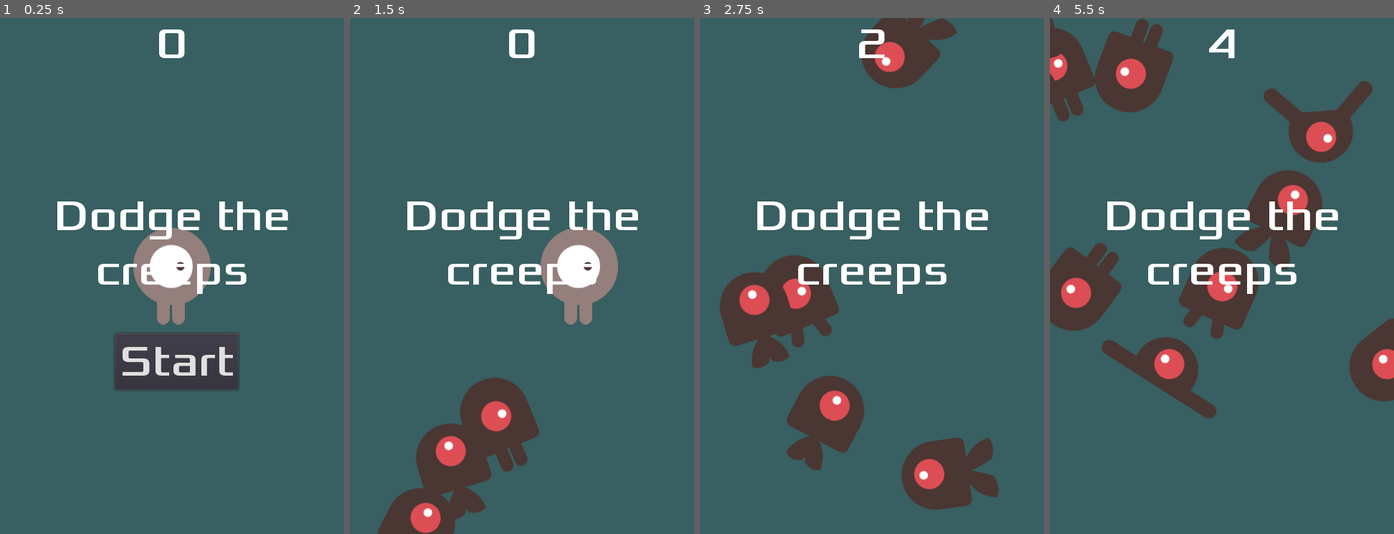
Above: before the commit, frames 1-4 (left to right).
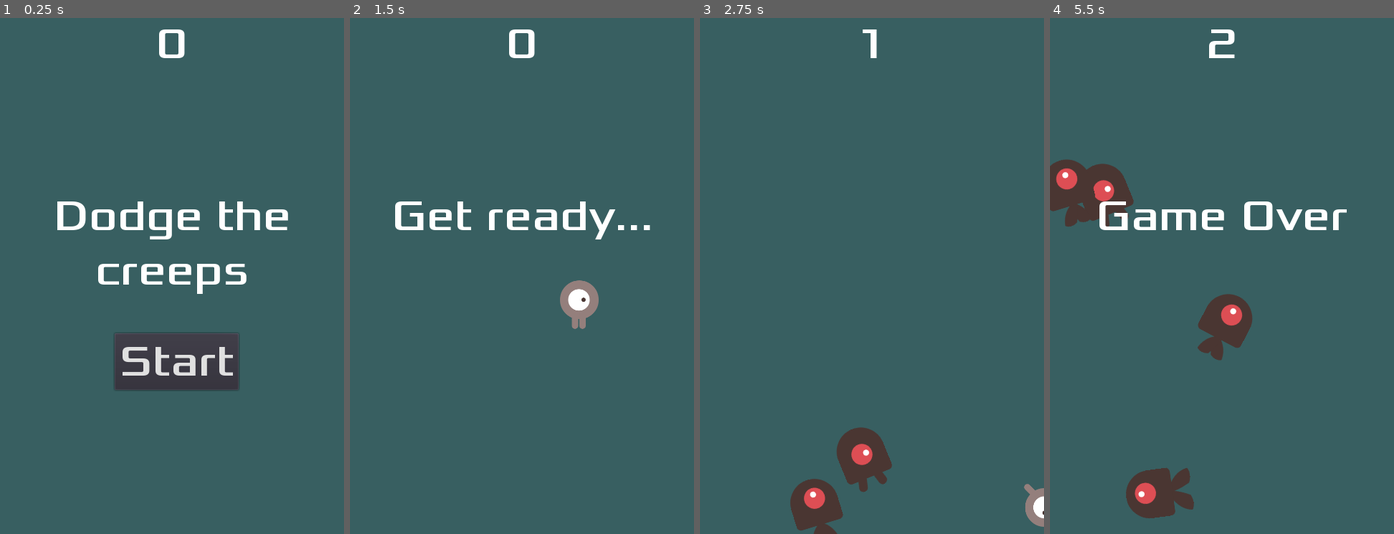
Above: after the commit, the same moments.

Repository: dastasoft/escape-from-covid-godot-2d-game
Game: Godot game, scene res://Main.tscn
Same seed, same stepped clock (60 frames per second), same inputs: the game is played once before the commit and once after it.
Inputs:
- Up to frame 1 (0.25 s): no input
- Up to frame 2 (1.5 s): click "Start" at 0.5 s; hold D (move_right) from 1.28 s (still down)
- Up to frame 3 (2.75 s): release D (move_right) at 2.03 s; hold S (move_down) from 2.03 s (still down)
- Up to frame 4 (5.5 s): release S (move_down) at 2.78 s; hold D (move_right) 2.78-3.53 s; hold W (move_up) 3.53-4.28 s; hold A (move_left) from 4.28 s (still down)

The runs differ from the first frame. In frame 1, 2.5% of the frame differs, in the area x 38-62%, y 40-60%; in frame 2, 12%; in frame 3, 18%; in frame 4, 24%, in the area x 0-100%, y 0-97%.

Commit message:
finished base game

Diff:
--- a/HUD.gd
+++ b/HUD.gd
@@ -3,7 +3,7 @@
 signal start_game
 
 func update_score(score):
-	$ScoreLable.text = str(score)
+	$ScoreLabel.text = str(score)
 
 func show_message(text):
 	$MessageLabel.text = text
@@ -12,6 +12,11 @@
 
 func show_game_over():
 	show_message("Game Over")
+	yield($MessageTimer, "timeout")
+	$MessageLabel.text = "Dodge the Creeps"
+	$MessageLabel.show()
+	yield(get_tree().create_timer(1.0), "timeout")
+	$Button.show()
 
 func _on_Button_pressed():
 	$Button.hide()
--- a/HUD.tscn
+++ b/HUD.tscn
@@ -6,7 +6,7 @@
 [node name="HUD" type="CanvasLayer"]
 script = ExtResource( 2 )
 
-[node name="ScoreLable" type="Label" parent="."]
+[node name="ScoreLabel" type="Label" parent="."]
 anchor_left = 0.5
 anchor_right = 0.5
 margin_left = -240.0
--- a/Main.gd
+++ b/Main.gd
@@ -8,11 +8,29 @@
 
 func new_game():
 	score = 0
+	$HUD.update_score(score)
+
+	get_tree().call_group("mobs", "queue_free")
+	$Player.start($StartPosition.position)
+
+	$StartTimer.start()
+	$Music.play()
+
+	$HUD.show_message("Get ready...")
+
+	yield($StartTimer, "timeout")
 	$ScoreTimer.start()
+	$MobTimer.start()
 
 
 func game_over():
 	$ScoreTimer.stop()
+	$MobTimer.stop()
+
+	$HUD.show_game_over()
+
+	$Music.stop()
+	$DeathSound.play()
 
 func _on_MobTimer_timeout():
 	var mob_spawn_location = $MobPath/MobSpawnLocation
--- a/Main.tscn
+++ b/Main.tscn
@@ -1,9 +1,11 @@
-[gd_scene load_steps=6 format=2]
+[gd_scene load_steps=8 format=2]
 
 [ext_resource path="res://Main.gd" type="Script" id=1]
 [ext_resource path="res://Mob.tscn" type="PackedScene" id=2]
 [ext_resource path="res://Player.tscn" type="PackedScene" id=3]
 [ext_resource path="res://HUD.tscn" type="PackedScene" id=4]
+[ext_resource path="res://art/house-in-a-forest-loop.ogg" type="AudioStream" id=5]
+[ext_resource path="res://art/game-over.wav" type="AudioStream" id=6]
 
 [sub_resource type="Curve2D" id=1]
 _data = {
@@ -26,15 +28,30 @@
 
 [node name="MobTimer" type="Timer" parent="."]
 wait_time = 0.5
-autostart = true
 
 [node name="Player" parent="." instance=ExtResource( 3 )]
-position = Vector2( 240, 360 )
+position = Vector2( -120, 73 )
 
 [node name="HUD" parent="." instance=ExtResource( 4 )]
 
 [node name="ScoreTimer" type="Timer" parent="."]
 
+[node name="StartTimer" type="Timer" parent="."]
+one_shot = true
+
+[node name="StartPosition" type="Position2D" parent="."]
+position = Vector2( 240, 400 )
+__meta__ = {
+"_gizmo_extents_": 22.4
+}
+
+[node name="Music" type="AudioStreamPlayer" parent="."]
+stream = ExtResource( 5 )
+
+[node name="DeathSound" type="AudioStreamPlayer" parent="."]
+stream = ExtResource( 6 )
+
 [connection signal="timeout" from="MobTimer" to="." method="_on_MobTimer_timeout"]
+[connection signal="hit" from="Player" to="." method="game_over"]
 [connection signal="start_game" from="HUD" to="." method="new_game"]
 [connection signal="timeout" from="ScoreTimer" to="." method="_on_ScoreTimer_timeout"]
--- a/Mob.tscn
+++ b/Mob.tscn
@@ -27,8 +27,8 @@
 } ]
 
 [sub_resource type="CapsuleShape2D" id=2]
-radius = 48.0
-height = 36.0
+radius = 33.9999
+height = 28.0001
 
 [node name="Mob" type="RigidBody2D" groups=["mobs"]]
 collision_mask = 0
@@ -36,6 +36,7 @@
 script = ExtResource( 7 )
 
 [node name="AnimatedSprite" type="AnimatedSprite" parent="."]
+scale = Vector2( 0.7, 0.7 )
 frames = SubResource( 1 )
 animation = "walk"
 
--- a/Player.gd
+++ b/Player.gd
@@ -7,6 +7,7 @@
 
 func _ready():
 	screen_size = get_viewport_rect().size
+	hide()
 
 func _process(delta):
 	var direction = Vector2.ZERO
@@ -43,7 +44,7 @@
 	show()
 	$CollisionShape2D.disabled = false
 
-func _on_Player_body_entered(body):
+func _on_Player_body_entered(_body):
 	hide()
 	$CollisionShape2D.set_deferred("disable", true)
 	emit_signal("hit")
--- a/Player.tscn
+++ b/Player.tscn
@@ -20,13 +20,14 @@
 } ]
 
 [sub_resource type="CapsuleShape2D" id=2]
-radius = 53.0
-height = 30.0
+radius = 26.0
+height = 16.0
 
 [node name="Player" type="Area2D"]
 script = ExtResource( 5 )
 
 [node name="AnimatedSprite" type="AnimatedSprite" parent="."]
+scale = Vector2( 0.5, 0.5 )
 frames = SubResource( 1 )
 animation = "right"
 
